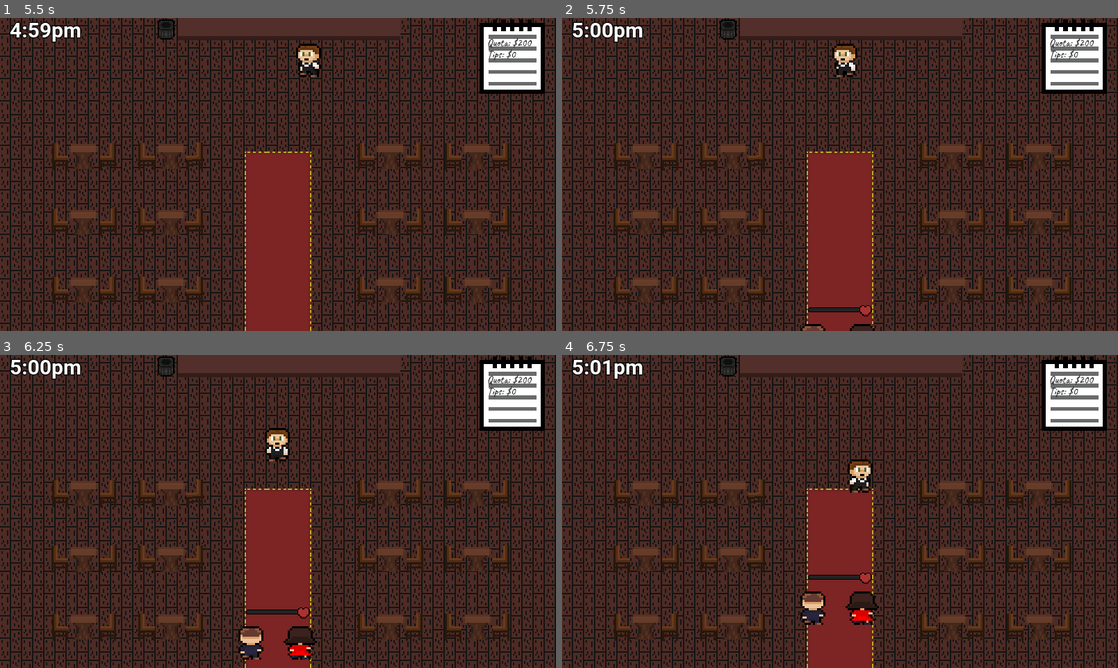
Above: before the commit, frames 1-4 (two rows, left to right).
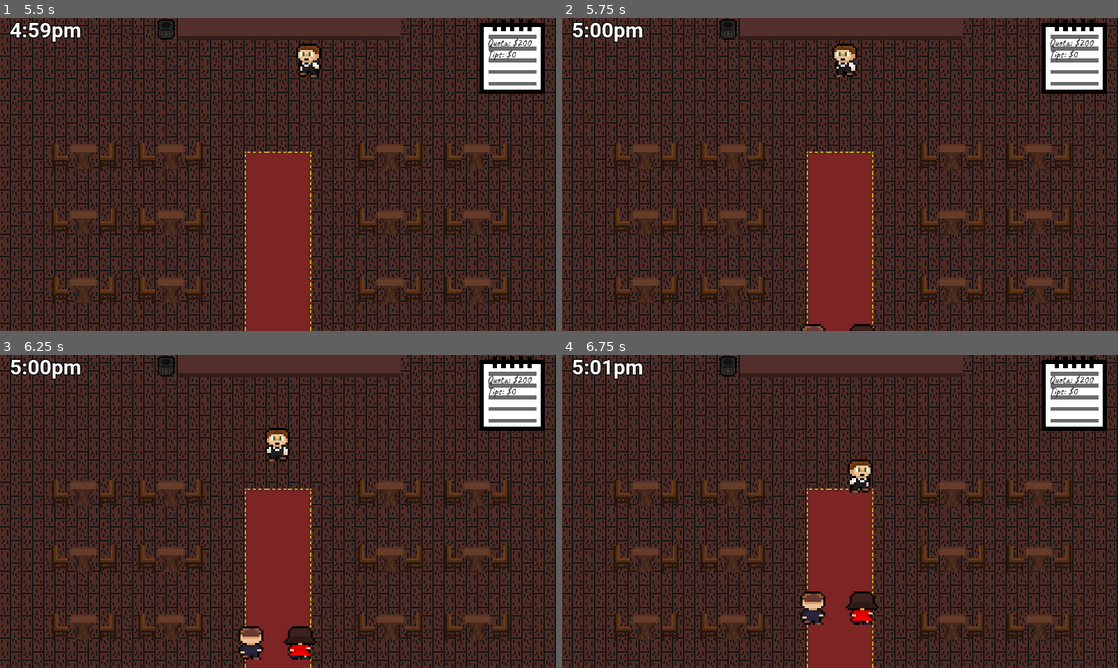
Above: after the commit, the same moments.

Repository: samw-26/Romantic-Evening
Game: Godot game, scene res://Assets/Scenes/title_screen.tscn
Same seed, same stepped clock (60 frames per second), same inputs: the game is played once before the commit and once after it.
Inputs:
- Up to frame 1 (5.5 s): click "Start" at 0.5 s; tap Enter at 1.25 s; hold D (right) 1.28-2.03 s; hold E (take) 1.28-2.03 s; hold S (down) 2.03-2.78 s; tap E (take) at 2.1, 3.6, 5.1 s; hold D (right) 2.78-3.53 s; hold E (take) 2.78-3.53 s; hold W (up) 3.53-4.28 s; hold E (take) 4.28-5.03 s; hold A (left) from 4.28 s (still down)
- Up to frame 2 (5.75 s): keep holding A (left)
- Up to frame 3 (6.25 s): release A (left) at 5.78 s; hold S (down) from 5.78 s (still down); hold E (take) from 5.78 s (still down)
- Up to frame 4 (6.75 s): release S (down) at 6.53 s; release E (take) at 6.53 s; hold D (right) from 6.53 s (still down); tap E (take) at 6.6 s

Frame 1 is identical in both runs. In frame 2, 0.2% of the frame differs, in the area x 44-56%, y 91-96%; in frame 3, 0.2%; in frame 4, 0.2%.

Commit message:
Implemented love bar
Need to not cook new food if extra food is on the bar due to customers leaving

Diff:
--- a/Assets/Scenes/couple.gd
+++ b/Assets/Scenes/couple.gd
@@ -19,7 +19,6 @@
 var order1_received: bool = false
 var order2_received: bool = false
 var hunger_started: bool = false
-var unsatisfied: bool = false
 var freed_table: bool = false
 var in_range: bool = false
 
@@ -60,6 +59,9 @@
 #Tip
 var tip: int = 0
 var give_tip: bool = false
+
+#Love bar
+var love_bar: ProgressBar
 
 
 func _ready() -> void:
@@ -100,9 +102,15 @@
 	dress.set_modulate(random_dress_color)
 	eyes.set_modulate(random_eye_color)
 
+	#Love bar
+	love_bar = %LoveBar as ProgressBar
+	love_bar.hide()
+	love_bar.value = 0
+
 	#Get random table
 	table = Global.request_table()
 	table_destination = table.position
+
 
 
 
@@ -114,7 +122,7 @@
 	eye_frame()
 	if !Global.closing:
 		#Go to table
-		if(!at_table and !unsatisfied):
+		if(!at_table and !finished):
 			go_to_table()
 		#Dining
 		if(at_table):
@@ -123,20 +131,21 @@
 				await get_tree().create_timer(2,false).timeout
 				ready_to_order = true
 			elif ready_to_order and !eating:
+				if !love_bar.visible:
+					love_bar.show()
 				order()
 			#Eating
 			elif eating:
 				if meal_timer.is_stopped():
 					meal_timer.start()
+					%LoveTimer.start()
 		#Finished
 		if finished:
 			exit_restaurant()
 
-		#Unsatisfied customer(Exiting)
-		if unsatisfied:
-			exit_restaurant()
 	if Global.closing:
 		exit_restaurant()
+
 	#Movement
 	velocity = direction * speed
 	move_and_slide()
@@ -195,15 +204,16 @@
 	#Stop timers, commence eating
 	if order1_received and order2_received:
 		eating = true
-		tip += 10
 		%StatusTimer.stop()
-		%ExitTimer.stop()
 
 #Exit Restaurant
 func exit_restaurant() -> void:
+	$Area2D.monitoring = false
 	at_table = false
+	if love_bar.visible:
+		love_bar.visible = false
 	if !give_tip:
-		Global.tip += tip
+		Global.tip += int(love_bar.value)
 		Global.tip_label.text = "Tips: $" + str(Global.tip)
 		give_tip = true
 	if(!freed_table):
@@ -237,7 +247,7 @@
 	#Hunger status
 	if !eating:
 		if !order1_received or !order2_received:
-			%ExitTimer.start()
+			%WarningTimer.start()
 		if !order1_received and !order2_received:
 			%FlickerTimerMan.start()
 			%FlickerTimerWoman.start()
@@ -278,12 +288,6 @@
 	elif direction == Vector2.DOWN:
 		eyes.frame = 0
 
-
-#Exit when unsatisfied
-func _on_exit_timer_timeout() -> void:
-	unsatisfied = true
-	$Area2D.monitoring = false
-
 func _on_meal_timer_timeout() -> void:
 	course_counter += 1
 	if course_counter > 2:
@@ -294,6 +298,20 @@
 		meal_timer.set_wait_time(15)
 	if !finished:
 		eating = false
+		hunger_started = false
 		has_ordered = false
 		order1_received = false
 		order2_received = false
+		%LoveTimer.stop()
+
+func _on_love_timer_timeout() -> void:
+	if love_bar.value < 1 and !eating:
+		finished = true
+		%LoveTimer.stop()
+	if !eating:
+		love_bar.value -= 1
+	else:
+		love_bar.value += 1
+
+func _on_warning_timer_timeout() -> void:
+	%LoveTimer.start()
--- a/Assets/Scenes/couple.tscn
+++ b/Assets/Scenes/couple.tscn
@@ -385,12 +385,15 @@
 script = ExtResource("1_n7npp")
 
 [node name="LoveBar" type="ProgressBar" parent="."]
-offset_left = -14.0
-offset_top = -95.0
-offset_right = 136.0
-offset_bottom = -81.0
+unique_name_in_owner = true
+offset_left = 27.0
+offset_top = -57.0
+offset_right = 177.0
+offset_bottom = -43.0
+scale = Vector2(0.5, 0.5)
 theme_override_styles/background = SubResource("StyleBoxFlat_j5us8")
 theme_override_styles/fill = SubResource("StyleBoxFlat_8t6s0")
+max_value = 60.0
 show_percentage = false
 
 [node name="Heart" type="Sprite2D" parent="LoveBar"]
@@ -407,7 +410,6 @@
 
 [node name="ManOrder" type="Sprite2D" parent="Man"]
 unique_name_in_owner = true
-visible = false
 position = Vector2(8.9407e-08, -13.1667)
 scale = Vector2(0.6, 0.6)
 texture = ExtResource("3_dv7gh")
@@ -492,7 +494,6 @@
 
 [node name="WomanOrder" type="Sprite2D" parent="Woman"]
 unique_name_in_owner = true
-visible = false
 position = Vector2(0, -13.167)
 scale = Vector2(0.6, 0.6)
 texture = ExtResource("3_dv7gh")
@@ -556,14 +557,17 @@
 texture = ExtResource("13_w0b0o")
 
 [node name="ManCollision" type="CollisionShape2D" parent="."]
+visible = false
 position = Vector2(-1.5, 18.5)
 shape = SubResource("CircleShape2D_el8w6")
 
 [node name="WomanCollision" type="CollisionShape2D" parent="."]
+visible = false
 position = Vector2(143, 18.5)
 shape = SubResource("CircleShape2D_bmfwy")
 
 [node name="Area2D" type="Area2D" parent="."]
+visible = false
 
 [node name="CollisionShape2D" type="CollisionShape2D" parent="Area2D"]
 position = Vector2(71, -9)
@@ -571,31 +575,35 @@
 
 [node name="StatusTimer" type="Timer" parent="."]
 unique_name_in_owner = true
-wait_time = 30.0
-one_shot = true
-
-[node name="FlickerTimerMan" type="Timer" parent="StatusTimer"]
-unique_name_in_owner = true
-wait_time = 0.3
-
-[node name="FlickerTimerWoman" type="Timer" parent="StatusTimer"]
-unique_name_in_owner = true
-wait_time = 0.3
-
-[node name="ExitTimer" type="Timer" parent="."]
-unique_name_in_owner = true
-wait_time = 30.0
-one_shot = true
-
-[node name="MealTimer" type="Timer" parent="."]
-unique_name_in_owner = true
 wait_time = 15.0
 one_shot = true
+
+[node name="FlickerTimerMan" type="Timer" parent="StatusTimer"]
+unique_name_in_owner = true
+wait_time = 0.3
+
+[node name="FlickerTimerWoman" type="Timer" parent="StatusTimer"]
+unique_name_in_owner = true
+wait_time = 0.3
+
+[node name="WarningTimer" type="Timer" parent="."]
+unique_name_in_owner = true
+wait_time = 10.0
+one_shot = true
+
+[node name="MealTimer" type="Timer" parent="."]
+unique_name_in_owner = true
+wait_time = 15.0
+one_shot = true
+
+[node name="LoveTimer" type="Timer" parent="."]
+unique_name_in_owner = true
 
 [connection signal="body_entered" from="Area2D" to="." method="_on_area_2d_body_entered"]
 [connection signal="body_exited" from="Area2D" to="." method="_on_area_2d_body_exited"]
 [connection signal="timeout" from="StatusTimer" to="." method="_on_status_timer_timeout"]
 [connection signal="timeout" from="StatusTimer/FlickerTimerMan" to="." method="_on_flicker_timer_man_timeout"]
 [connection signal="timeout" from="StatusTimer/FlickerTimerWoman" to="." method="_on_flicker_timer_woman_timeout"]
-[connection signal="timeout" from="ExitTimer" to="." method="_on_exit_timer_timeout"]
+[connection signal="timeout" from="WarningTimer" to="." method="_on_warning_timer_timeout"]
 [connection signal="timeout" from="MealTimer" to="." method="_on_meal_timer_timeout"]
+[connection signal="timeout" from="LoveTimer" to="." method="_on_love_timer_timeout"]
--- a/Assets/Scenes/waiter.gd
+++ b/Assets/Scenes/waiter.gd
@@ -24,11 +24,12 @@
 		direction = Input.get_vector("left","right","up","down")
 		#Animations
 		Global.animate(anim,direction)
-		if direction == Vector2.UP and carrying > 0:
+		if anim.animation == "walk_back":
 			%Left.hide()
 			%Right.hide()
-		elif carrying > 0:
+		elif !food_carrying["Left"].is_empty():
 			%Left.show()
+		elif !food_carrying["Right"].is_empty():
 			%Right.show()
 		velocity = direction * speed
 		move_and_slide()
--- a/Assets/Scenes/waiter.tscn
+++ b/Assets/Scenes/waiter.tscn
@@ -179,7 +179,7 @@
 unique_name_in_owner = true
 scale = Vector2(6, 6)
 sprite_frames = SubResource("SpriteFrames_i03tf")
-animation = &"idle"
+animation = &"walk_back"
 autoplay = "idle"
 
 [node name="CollisionShape2D" type="CollisionShape2D" parent="."]
